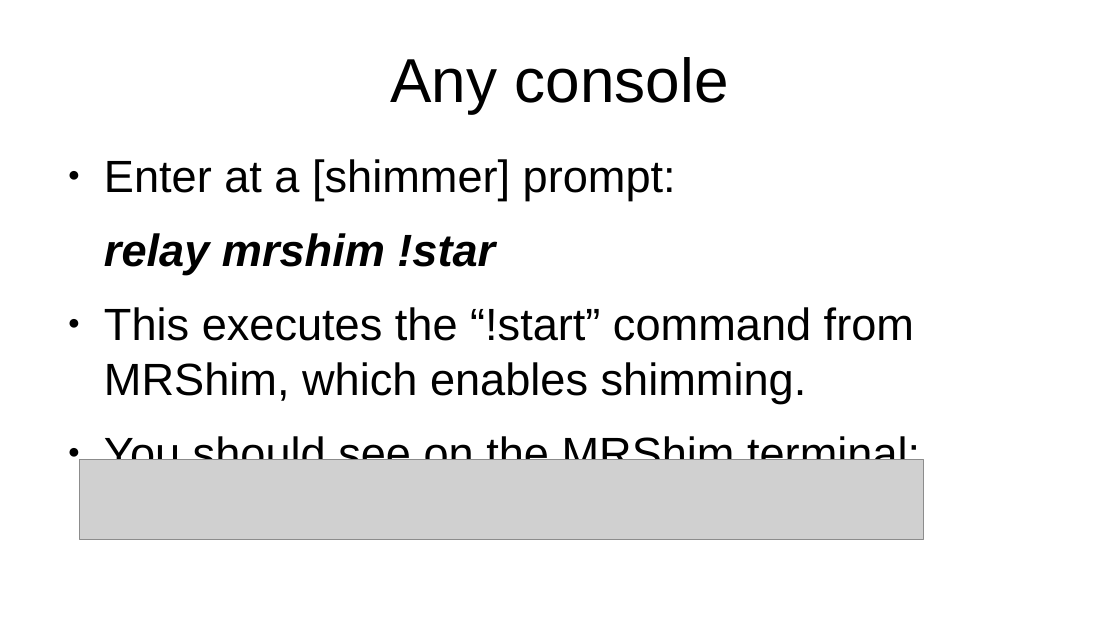
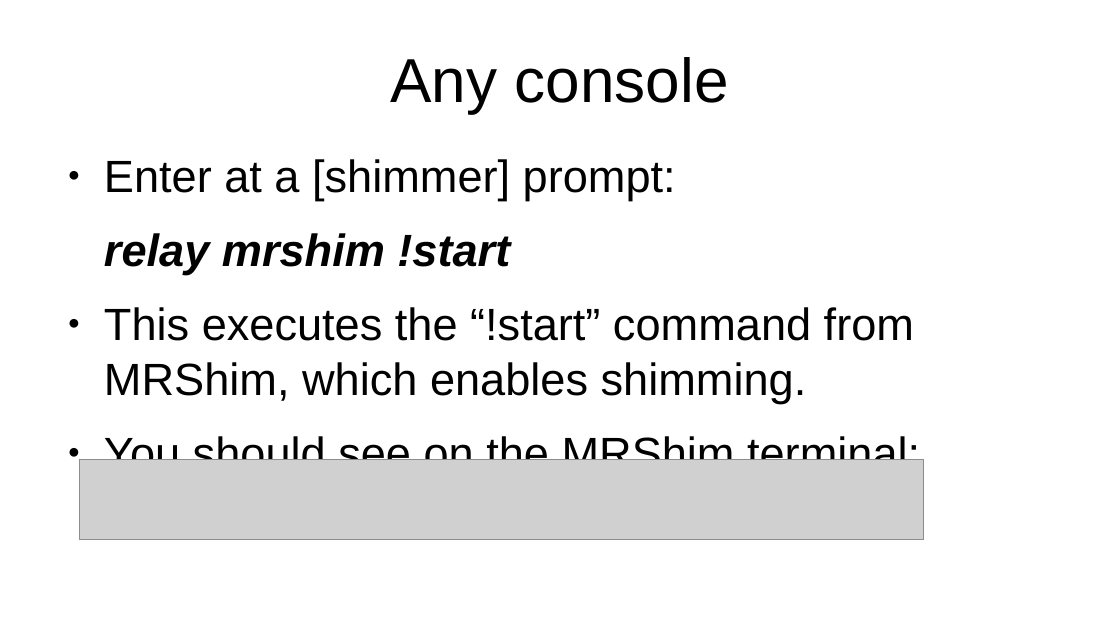
Before and after one commit to seventeenmagpie/skope-mrshim, a slide deck: slide 31 of shimmer/docs/user_guide_with_images.odp (slide 30 before the commit). Drawn at 1120x630 pixels with LibreOffice and Linux fonts; fonts in the diff are those of the drawing; grey boxes stand for pictures. Boxes give left, top, right and bottom in pixels: in the first picture for what was removed or moved away, otherwise in the second. Text is boxed around its words. In the diff, an @@ line names an element or a change of style, - is before the commit and + after.

Commit message:
Wrote a quick start guide, added rms current checks.

```diff
--- a/shimmer/docs/user_guide_with_images.odp
+++ b/shimmer/docs/user_guide_with_images.odp
@@ text at (104, 233, 510, 275): text changed @@
-relay mrshim !star
+relay mrshim !start
```
Also in this commit, not shown: 6 other slides changed, 1 slide added, 6 other files.
